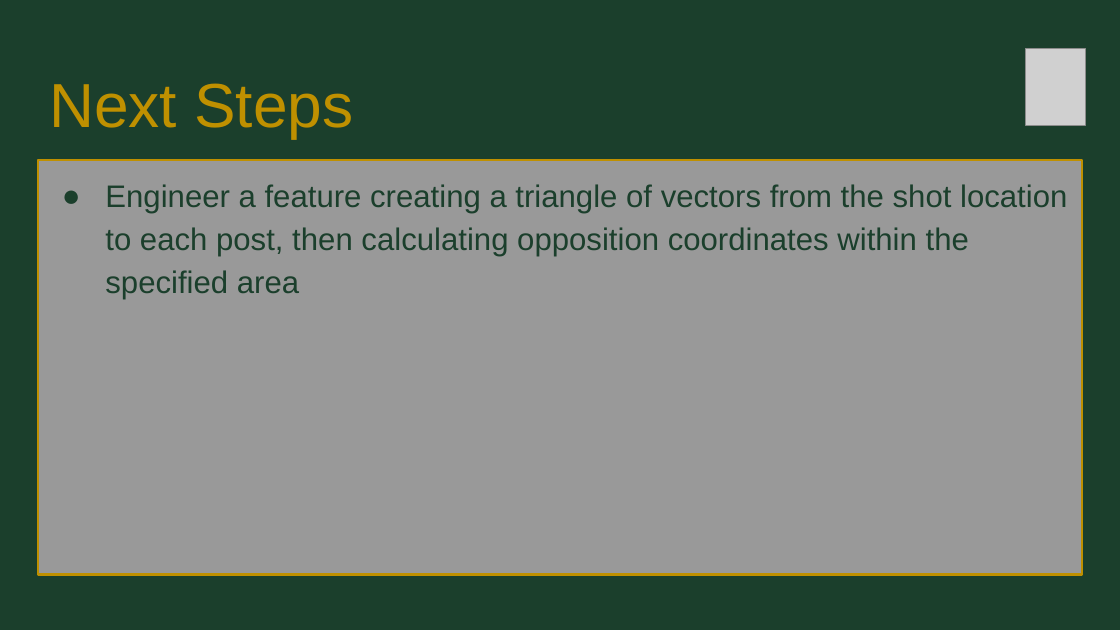
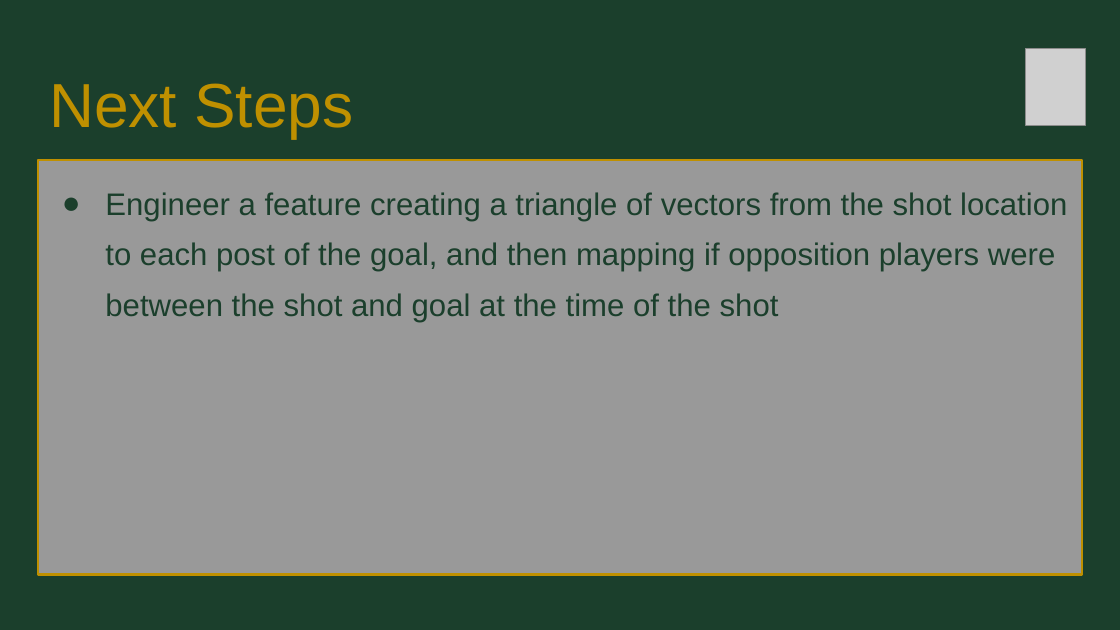
Before and after one commit to wswager/womens_soccer_expected_goals_model, a slide deck: slide 24 of presentation/expected_goals_slides.pptx. Drawn at 1120x630 pixels with LibreOffice and Linux fonts; fonts in the diff are those of the drawing; grey boxes stand for pictures. Boxes give left, top, right and bottom in pixels: in the first picture for what was removed or moved away, otherwise in the second. Text is boxed around its words. In the diff, an @@ line names an element or a change of style, - is before the commit and + after.

```diff
--- a/presentation/expected_goals_slides.pptx
+++ b/presentation/expected_goals_slides.pptx
@@ text at (105, 192, 1067, 322): text changed @@
-● Engineer a feature creating a triangle of vectors from the shot location to each post, then calculating opposition coordinates within the specified area
+● Engineer a feature creating a triangle of vectors from the shot location to each post of the goal, and then mapping if opposition players were between the shot and goal at the time of the shot
```
Also in this commit, not shown: 3 other slides changed.
